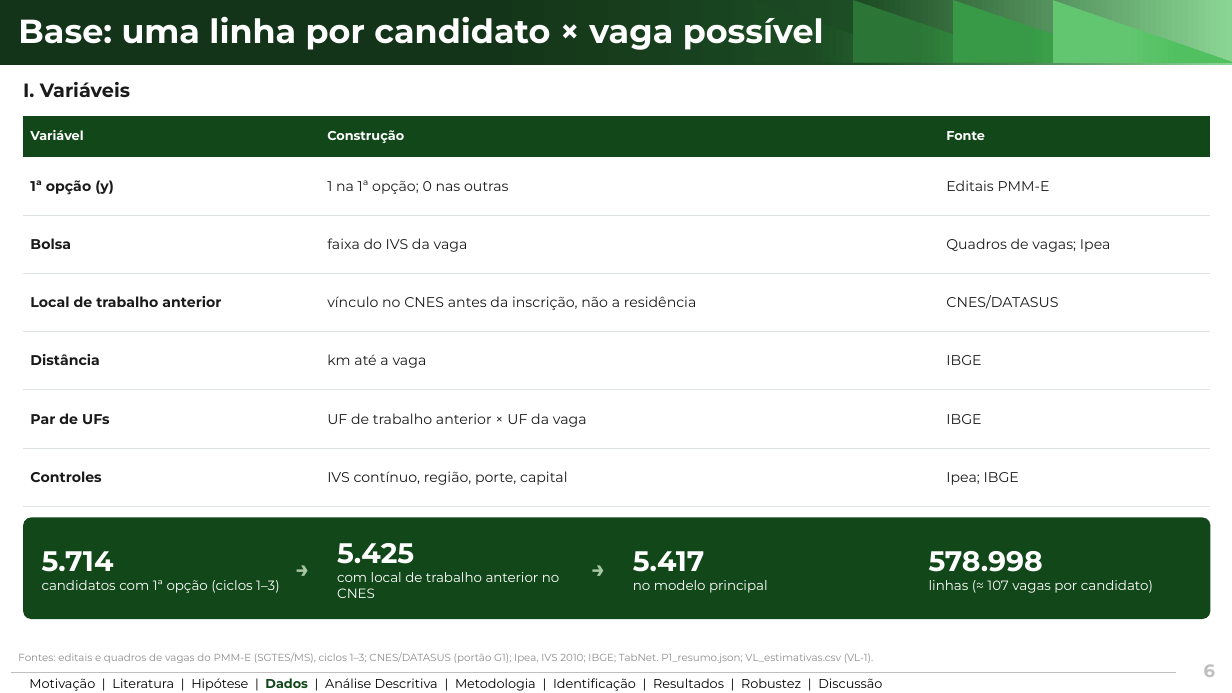
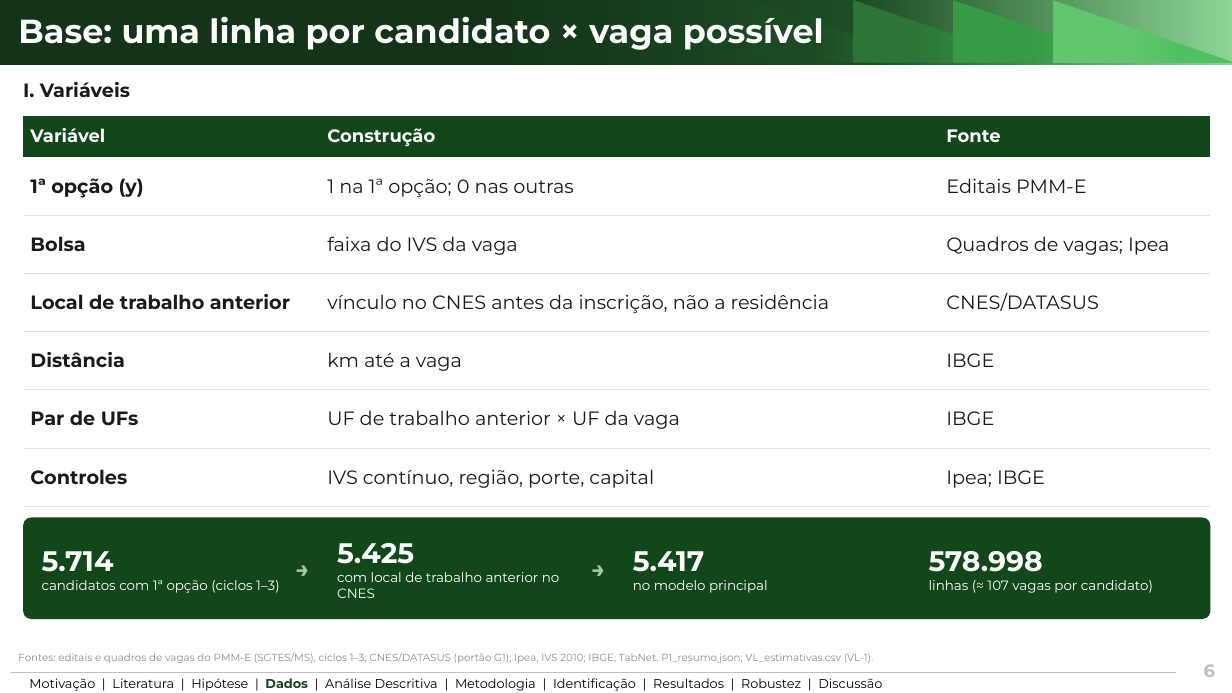
Before and after one commit to ka1victor/impact-eval-health-econ-pmme, a slide deck: slide 6 of output/apresentacao_banca_final/deck_banca_final.pptx. Drawn at 1232x693 pixels with LibreOffice and Linux fonts; fonts in the diff are those of the drawing; background and template pictures are left out. Boxes give left, top, right and bottom in pixels: in the first picture for what was removed or moved away, otherwise in the second. Text is boxed around its words. In the diff, an @@ line names an element or a change of style, - is before the commit and + after.

```diff
--- a/output/apresentacao_banca_final/deck_banca_final.pptx
+++ b/output/apresentacao_banca_final/deck_banca_final.pptx
@@ table at [23, 116, 1211, 506] @@
@@ size 10 to 14 pt in "Variável", "Construção", "Fonte" @@
@@ size 11 to 15 pt @@
```
Also in this commit, not shown: 4 other slides changed, 4 other files.
